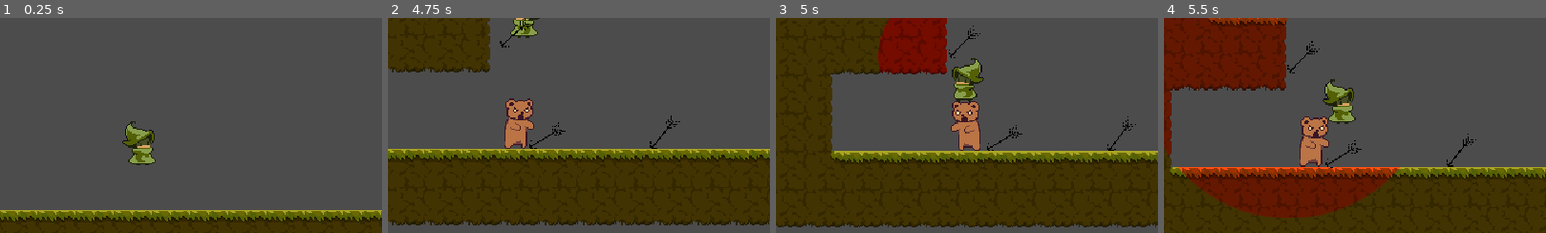
Above: before the commit, frames 1-4 (left to right).
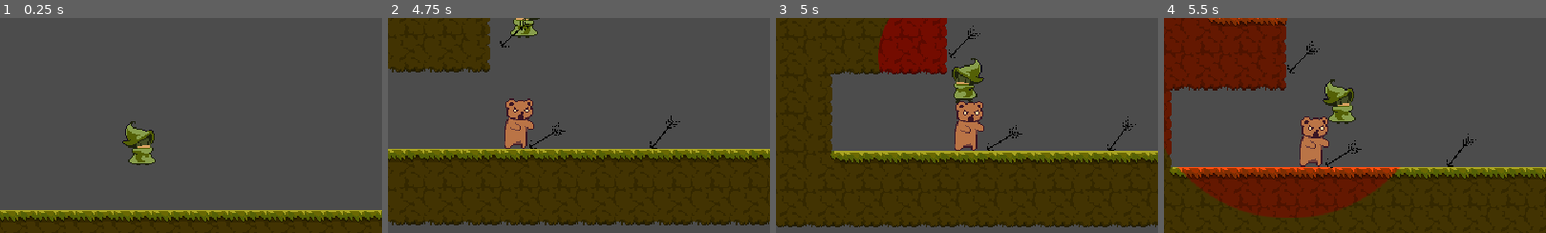
Above: after the commit, the same moments.

Repository: vanjac/wi22jam
Game: Godot game, scene res://placeholder/biggertestlevel.tscn
Two runs of this game, one before a commit and one after it. Both use one fixed random seed, a clock stepped at 60 frames per second and the inputs below.
Inputs (mouse positions are % of the whole screen's width and height, from its top left):
- Up to frame 1 (0.25 s): no input
- Up to frame 2 (4.75 s): move the mouse to (72, 45) at 0.52 s; hold Right mouse button (dash) 0.53-1.28 s; hold D (right) 0.53-2.03 s; tap Space (jump) at 0.77, 1.52, 3.02, 3.77, 4.52 s; move the mouse to (30, 55) at 1.27 s; click (30, 55) at 1.35 s; move the mouse to (60, 28) at 2.02 s; hold A (left) 2.03-2.78 s; hold Right mouse button (dash) 2.03-2.78 s; move the mouse to (45, 70) at 2.77 s; hold D (right) 2.78-4.28 s; click (45, 70) at 2.85 s; move the mouse to (80, 65) at 3.52 s; hold Right mouse button (dash) 3.53-4.28 s; move the mouse to (20, 35) at 4.27 s; hold A (left) from 4.28 s (still down); click (20, 35) at 4.35 s
- Up to frame 3 (5 s): keep holding A (left)
- Up to frame 4 (5.5 s): move the mouse to (55, 50) at 5.02 s; release A (left) at 5.03 s; hold D (right) from 5.03 s (still down); hold Right mouse button (dash) from 5.03 s (still down)
The pictures show only the part of the screen within x 31-81%, y 39-89%; the shares and areas given below are measured in that part.

Frames 1-2 are identical in both runs. In frame 3, 0.9% of the frame differs, in the area x 45-55%, y 38-62%; in frame 4, nothing differs.

Commit message:
Animal -> generic Enemy script

Diff:
--- a/enemies/Bear.tscn
+++ b/enemies/Bear.tscn
@@ -1,20 +1,19 @@
 [gd_scene load_steps=4 format=2]
 
 [ext_resource path="res://assets/bear-Sheet.png" type="Texture" id=1]
-[ext_resource path="res://enemies/Animal.gd" type="Script" id=2]
+[ext_resource path="res://enemies/Enemy.gd" type="Script" id=2]
 
 [sub_resource type="RectangleShape2D" id=1]
 extents = Vector2( 12, 20 )
 
 [node name="Bear" type="KinematicBody2D"]
-collision_layer = 4
 script = ExtResource( 2 )
+is_animal = true
 
 [node name="Sprite" type="Sprite" parent="."]
 position = Vector2( 0, -24 )
 texture = ExtResource( 1 )
 hframes = 3
-frame = 2
 
 [node name="CollisionShape2D" type="CollisionShape2D" parent="."]
 position = Vector2( -1, -20 )
--- a/enemies/Animal.gd
+++ b/enemies/Enemy.gd
@@ -1,6 +1,5 @@
 extends "res://core/Character.gd"
 
-const walk_speed = 100
 const walk_decel = 200
 const wake_time = 0.4
 const recoil_time = 0.4
@@ -8,6 +7,9 @@
 const step_time = 0.2
 const knockback_speed = 150
 const knockback_decel = 200
+
+export(bool) var is_animal = false
+export(float) var walk_speed = 100
 
 onready var sprite = $Sprite
 onready var player = get_tree().get_root().find_node("Player", true, false)
@@ -19,7 +21,7 @@
 var step = 0
 
 func _ready():
-	pass
+	set_state(State.TAME)
 
 func _process(delta):
 	time_in_state += delta
@@ -47,9 +49,9 @@
 	if state == State.CHASE:
 		if abs(to_player) >= sprite.get_rect().size.x / 2:
 			move_vec.x = sign(to_player) * walk_speed
+			sprite.scale.x = -1 if to_player >= 0 else 1
 		else:
 			move_vec.x = decelerate(move_vec.x, walk_decel * delta)
-		sprite.scale.x = -1 if to_player >= 0 else 1
 	else:
 		move_vec.x = decelerate(move_vec.x, knockback_decel * delta)
 
